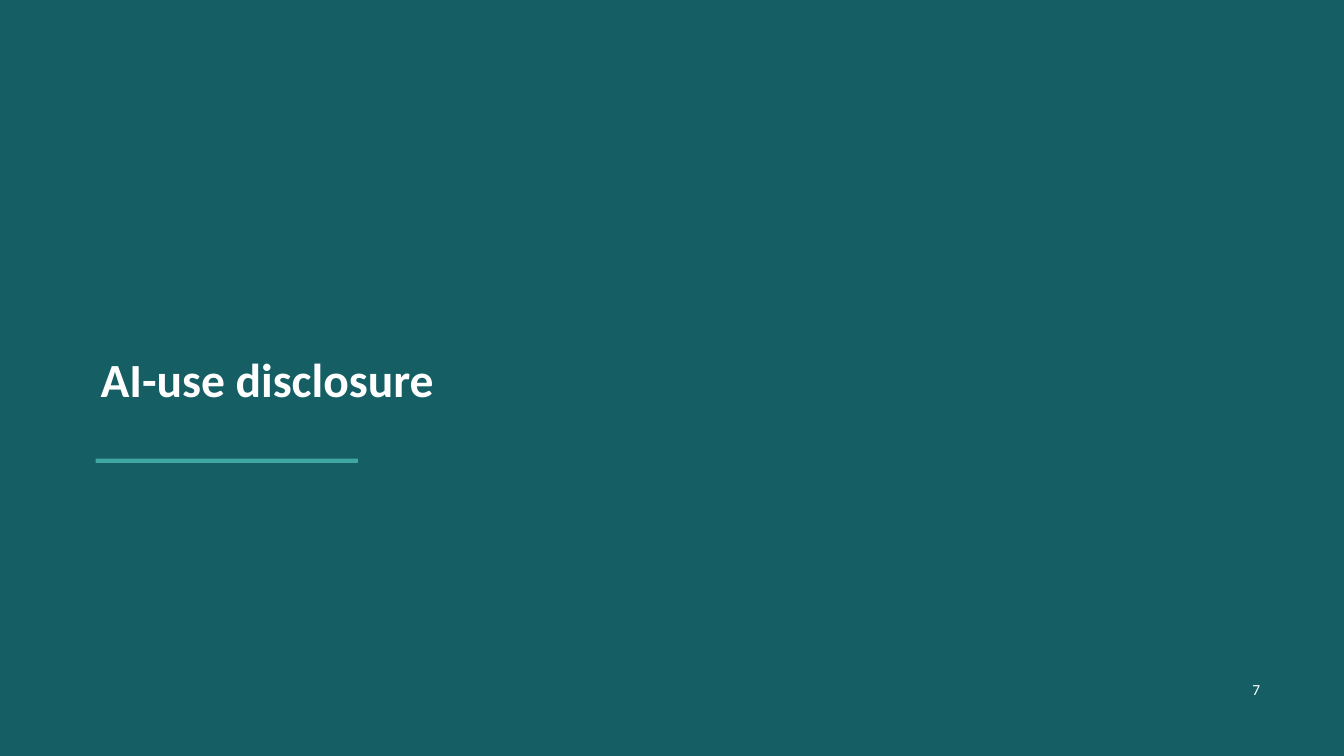
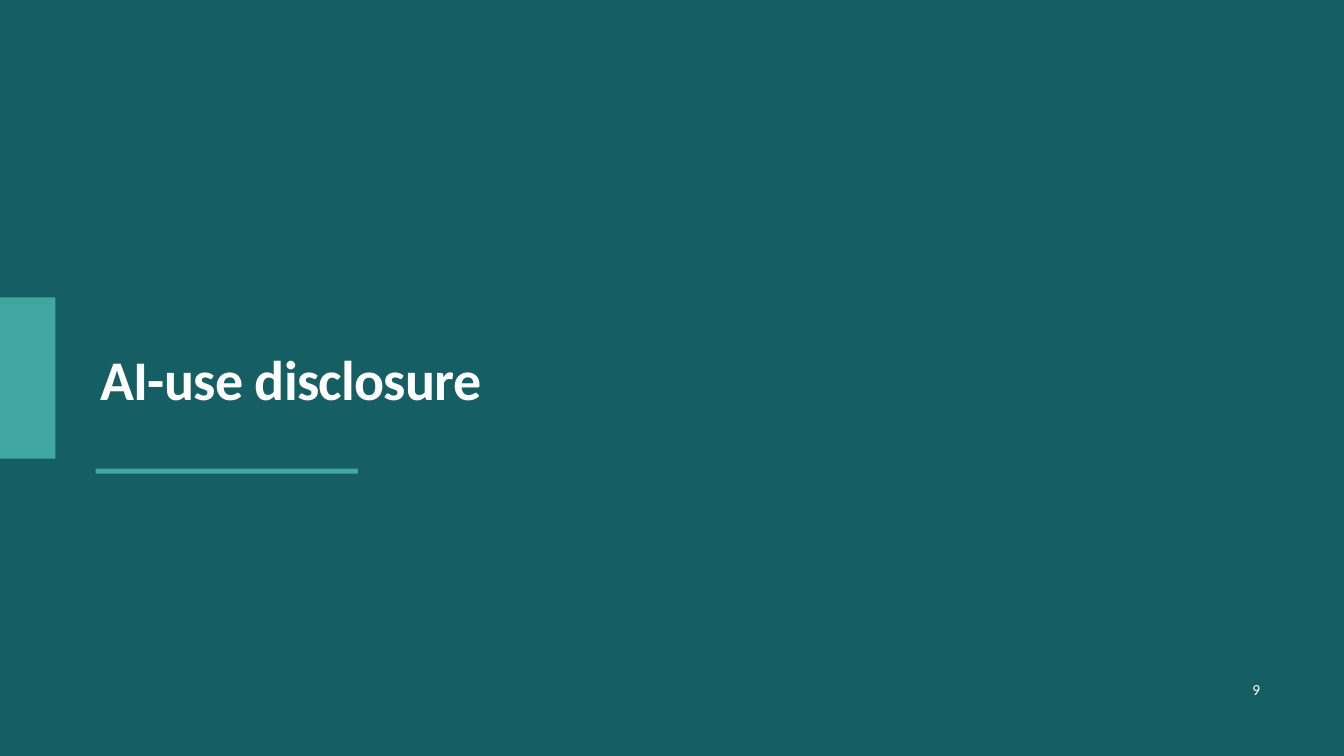
Before and after one commit to PangenomeAI/academic-skills-food-nutrition, a slide deck: slide 9 of food-ppt/examples/experimental-design-demo.pptx (slide 7 before the commit). Drawn at 1344x756 pixels with LibreOffice and Linux fonts; fonts in the diff are those of the drawing. Boxes give left, top, right and bottom in pixels: in the first picture for what was removed or moved away, otherwise in the second. Text is boxed around its words. In the diff, an @@ line names an element or a change of style, - is before the commit and + after.

```diff
--- a/food-ppt/examples/experimental-design-demo.pptx
+++ b/food-ppt/examples/experimental-design-demo.pptx
@@ text "AI-use disclosure" at box(101, 360, 482, 401): size 34 to 40 pt, letter spacing 0 to -0.5 pt @@
@@ rectangle added at box(0, 297, 55, 459), fill #3FA7A0 @@
@@ rectangle: place and size @@
-rectangle at box(96, 459, 358, 463)
+rectangle at box(96, 469, 358, 474)
@@ text at box(1252, 685, 1260, 695): text changed @@
-7
+9
```
Also in this commit, not shown: 6 other slides changed, 2 slides added, 14 other files.
